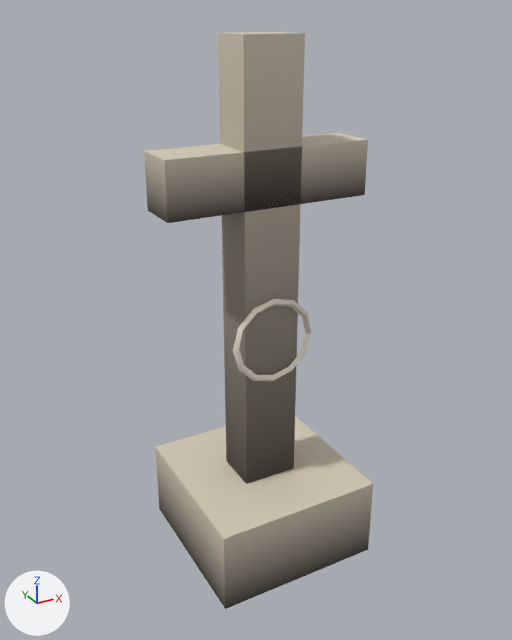
The glTF model public/kk/home/frith_cross.glb: old version first, new version second.
The view is the same before and after, from a 50 mm lens placed at (-1.084, -1.941, 1.865), pointed at (-0.015, 0.003, 0.894). Arrows for +X, +Y and +Z are at lower left; the lights stay in place. The first picture is the older version. Vertices at exactly the same position are counted once.

The first picture shows 'frith_cross'.
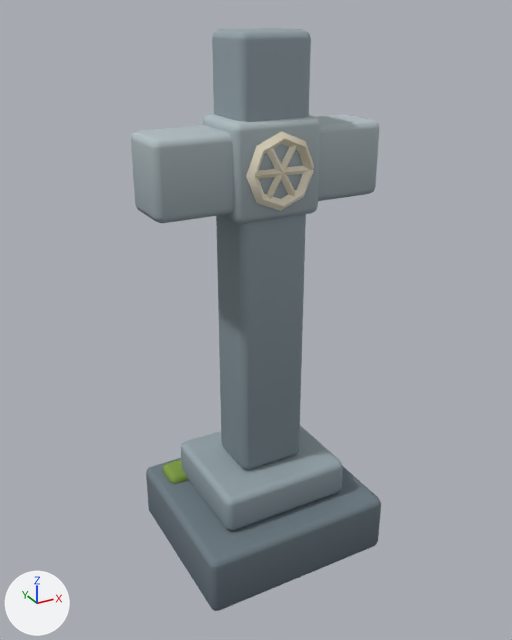
What differs and where, as boxes (x1, y1, x2, y2) in the pictures (512 x 640 px):
'frith_cross', reshaped (9% wider): before (144, 32, 373, 609); after (131, 28, 381, 611)
'frith_cross_trim', added: after (246, 132, 314, 211)
part 1 of me_frith_cross, rebuilt: before (155, 416, 373, 609); after (146, 458, 381, 611)
part 2 of me_frith_cross, rebuilt (14% wider): before (218, 32, 305, 484); after (212, 28, 311, 470)
part 3 of me_frith_cross, rebuilt (11% wider, 21% taller): before (144, 133, 368, 223); after (131, 114, 379, 223)
part 4 of me_frith_cross, added: after (181, 426, 343, 531)
part 5 of me_frith_cross, added: after (203, 114, 320, 224)
part 6 of me_frith_cross, added (green): after (163, 459, 189, 484)
part 7 of me_frith_cross, deleted: before (233, 299, 312, 381)

What changed in the scene script:
```text
Add mat_trim:
    mat_trim = bpy.data.materials.new('Trim')
    mat_trim.use_nodes = True; mat_trim.node_tree.nodes.clear()
    _N = mat_trim.node_tree.nodes; _L = mat_trim.node_tree.links
    n0 = _N.new('ShaderNodeBsdfPrincipled'); n0.name = 'Principled BSDF'
    n0.inputs[2].default_value = 0.8  # 'Roughness'
    n1 = _N.new('ShaderNodeOutputMaterial'); n1.name = 'Material Output'
    n2 = _N.new('ShaderNodeVertexColor'); n2.name = 'Color Attribute'
    _L.new(n0.outputs[0], n1.inputs[0])  # 'BSDF' to 'Surface'
    _L.new(n2.outputs[0], n0.inputs[0])  # 'Color' to 'Base Color'
Change me_frith_cross:
    used by ob_frith_cross; location = (0.0, 0.0, 0.0)
    remove me_frith_cross.from_pydata(...)  # 74 vertices, 132 faces; spans x -0.35..0.35, y -0.3..0.3, z 0.0..1.8
    add me_frith_cross.from_pydata(...)  # 336 vertices, 648 faces; spans x -0.39..0.39, y -0.31..0.31, z 0.0..1.81
    me_frith_cross part 1: the loose piece of 8 vertices spanning x -0.3..0.3, y -0.3..0.3, z 0.0..0.3 is rebuilt with 56 vertices and now spans x -0.35..0.35, y -0.31..0.31, z 0.0..0.22
    me_frith_cross part 2: the loose piece of 8 vertices spanning x -0.1..0.1, y -0.08..0.08, z 0.3..1.8 is rebuilt with 56 vertices and now spans x -0.12..0.12, y -0.1..0.1, z 0.36..1.81
    me_frith_cross part 3: the loose piece of 8 vertices spanning x -0.35..0.35, y -0.08..0.08, z 1.3..1.48 is rebuilt with 56 vertices and now spans x -0.39..0.39, y -0.1..0.1, z 1.3..1.54
    me_frith_cross part 4: a new loose piece of 56 vertices spanning x -0.24..0.24, y -0.21..0.21, z 0.22..0.36, in mat_plant
    me_frith_cross part 5: a new loose piece of 56 vertices spanning x -0.15..0.15, y -0.12..0.12, z 1.27..1.57, in mat_plant
    me_frith_cross part 6: a new loose piece of 56 vertices spanning x -0.3..-0.1, y 0.14..0.26, z 0.2..0.25, in mat_plant
    me_frith_cross part 7: the loose piece of 50 vertices spanning x -0.15..0.15, y -0.1..-0.08, z 0.7..1.0 is deleted
Add me_frith_cross_trim:
    me_frith_cross_trim.from_pydata(...)  # 58 vertices, 88 faces; spans x -0.118..0.117, y -0.143..-0.107, z 1.302..1.538
    me_frith_cross_trim.materials.append(mat_trim)
Add ob_frith_cross_trim:
    ob_frith_cross_trim = bpy.data.objects.new('frith_cross_trim', me_frith_cross_trim)
    ob_frith_cross_trim.location = (0.0, 0.0, 0.0)
```
